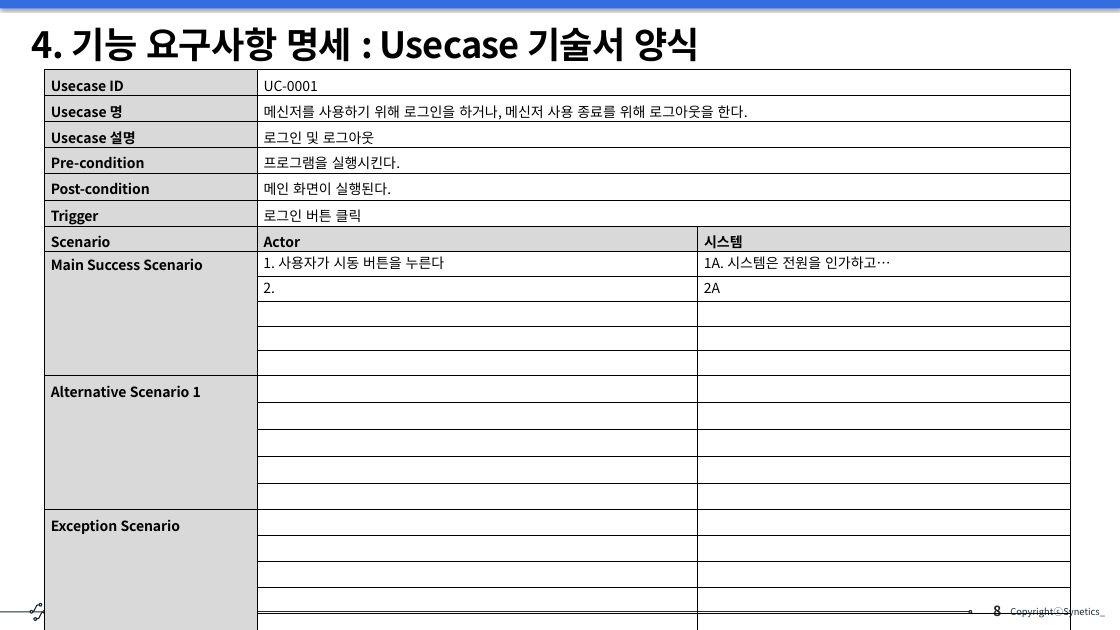
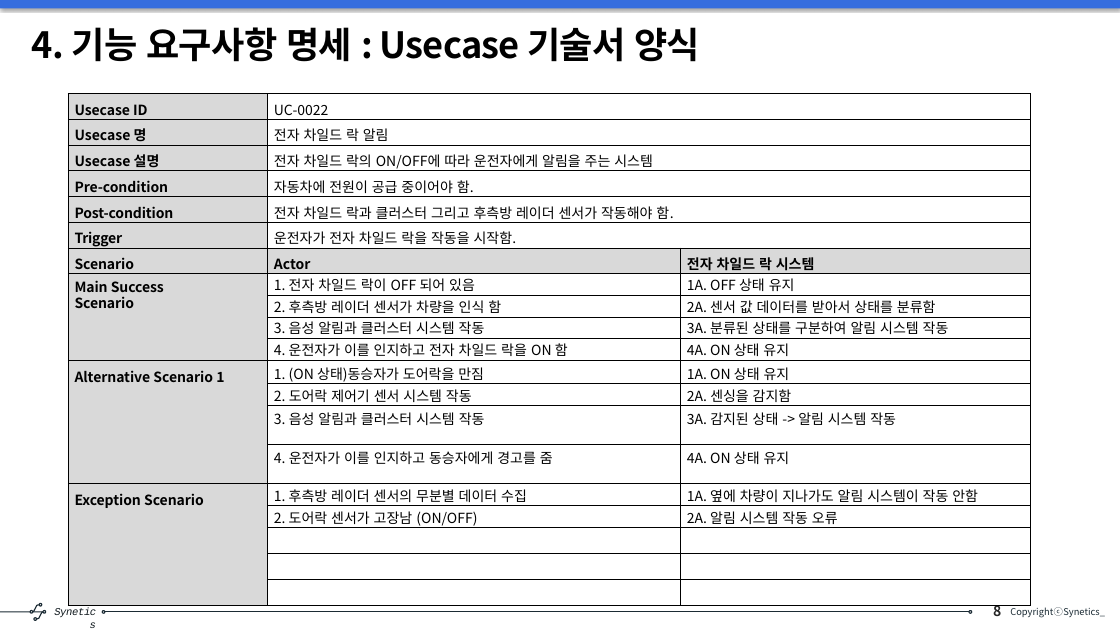
Before and after one commit to s-eunbi-kim/SeSSAC_202501, a slide deck: slide 8 of 01_요구사항 실습/SW 요구사항 분석 및 설계_실습_5조.pptx. Drawn at 1120x630 pixels with LibreOffice and Linux fonts; fonts in the diff are those of the drawing. Boxes give left, top, right and bottom in pixels: in the first picture for what was removed or moved away, otherwise in the second. Text is boxed around its words. In the diff, an @@ line names an element or a change of style, - is before the commit and + after.

```diff
--- a/01_요구사항 실습/SW 요구사항 분석 및 설계_실습_5조.pptx
+++ b/01_요구사항 실습/SW 요구사항 분석 및 설계_실습_5조.pptx
@@ table at <box>68,93,1030,571</box> @@
-row 1: Usecase ID | UC-0001 | 
-row 2: Usecase 명 | 메신저를 사용하기 위해 로그인을 하거나, 메신저 사용 종료를 위해 로그아웃을 한다. | 
-row 3: Usecase 설명 | 로그인 및 로그아웃 | 
-row 4: Pre-condition | 프로그램을 실행시킨다. | 
-row 5: Post-condition | 메인 화면이 실행된다. | 
-row 6: Trigger | 로그인 버튼 클릭 | 
-row 7: Scenario | Actor | 시스템
-row 8: Main Success Scenario | 1. 사용자가 시동 버튼을 누른다 | 1A. 시스템은 전원을 인가하고…
-row 9:  | 2. | 2A
+row 1: Usecase ID | UC-0022 | 
+row 2: Usecase 명 | 전자 차일드 락 알림 | 
+row 3: Usecase 설명 | 전자 차일드 락의 ON/OFF에 따라 운전자에게 알림을 주는 시스템 | 
+row 4: Pre-condition | 자동차에 전원이 공급 중이어야 함. | 
+row 5: Post-condition | 전자 차일드 락과 클러스터 그리고 후측방 레이더 센서가 작동해야 함. | 
+row 6: Trigger | 운전자가 전자 차일드 락을 작동을 시작함. | 
+row 7: Scenario | Actor | 전자 차일드 락 시스템
+row 8: Main Success Scenario | 1. 전자 차일드 락이 OFF 되어 있음 | 1A. OFF 상태 유지
+row 9:  | 2. 후측방 레이더 센서가 차량을 인식 함 | 2A. 센서 값 데이터를 받아서 상태를 분류함
+row 10:  | 3. 음성 알림과 클러스터 시스템 작동 | 3A. 분류된 상태를 구분하여 알림 시스템 작동
+row 11:  | 4. 운전자가 이를 인지하고 전자 차일드 락을 ON 함 | 4A. ON 상태 유지
+row 12: Alternative Scenario 1 | 1. (ON 상태)동승자가 도어락을 만짐 | 1A. ON 상태 유지
+row 13:  | 2. 도어락 제어기 센서 시스템 작동 | 2A. 센싱을 감지함
+row 14:  | 3. 음성 알림과 클러스터 시스템 작동 | 3A. 감지된 상태 -> 알림 시스템 작동
+row 15:  | 4. 운전자가 이를 인지하고 동승자에게 경고를 줌 | 4A. ON 상태 유지
+row 16: Exception Scenario | 1. 후측방 레이더 센서의 무분별 데이터 수집 | 1A. 옆에 차량이 지나가도 알림 시스템이 작동 안함
+row 17:  | 2. 도어락 센서가 고장남 (ON/OFF) | 2A. 알림 시스템 작동 오류
-row 13: Alternative Scenario 1 |  | 
-row 14:  |  | 
-row 15:  |  | 
-row 16:  |  | 
-row 17:  |  | 
-row 18: Exception Scenario |  | 
-row 19:  |  | 
-row 20:  |  | 
-row 21:  |  | 
-row 22:  |  | 
@@ table: place and size @@
-table at <box>45,70,1070,592</box>
+table at <box>68,93,1030,571</box>
```
Also in this commit, not shown: 1 other slide changed.
